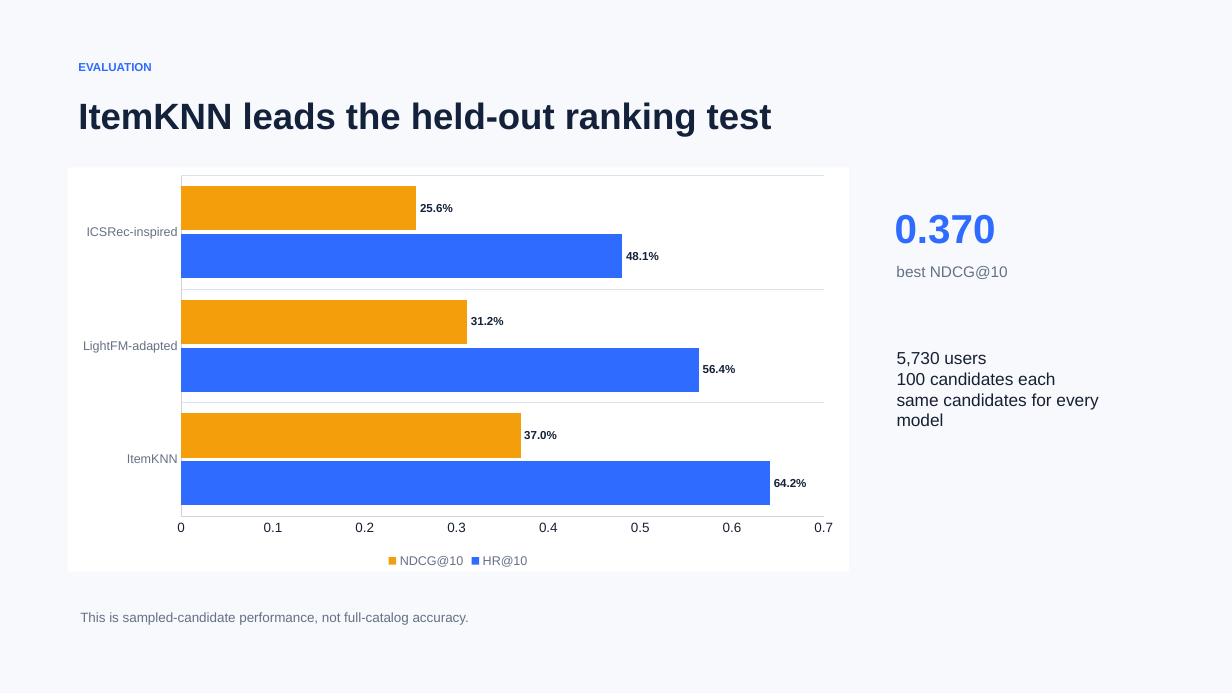
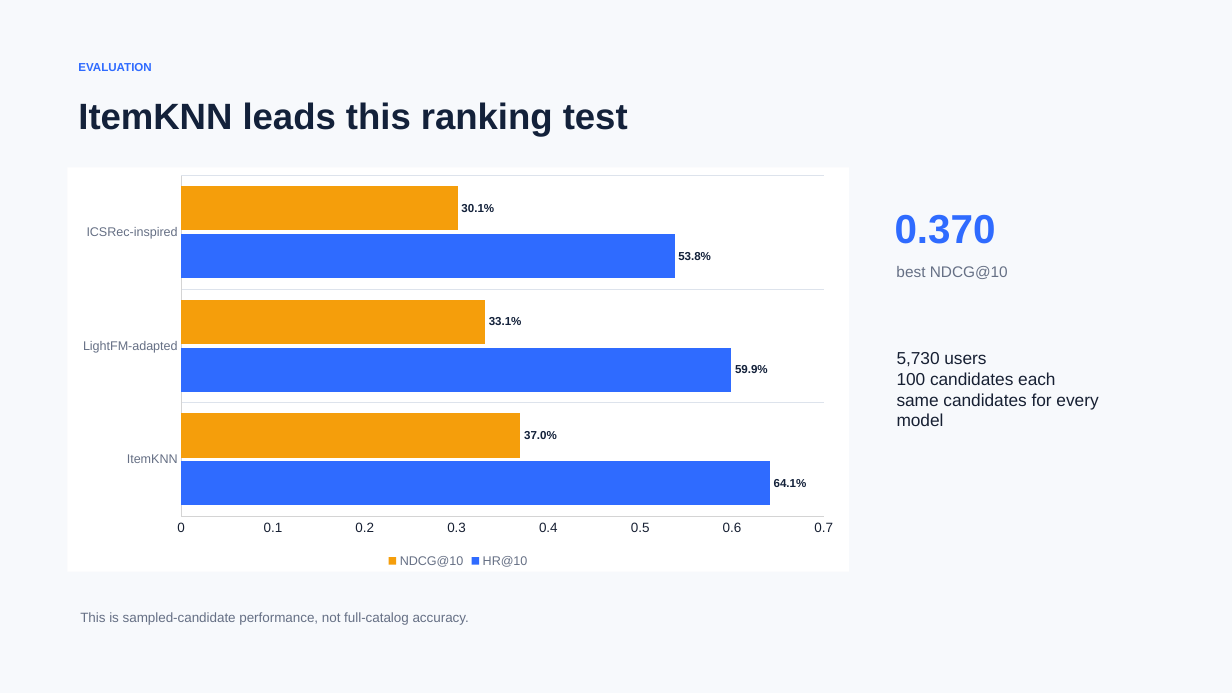
Before and after one commit to showmaker1014/movielens-movie-recommender, a slide deck: slide 5 of presentation/MovieLens_Recommender_5min.pptx. Drawn at 1232x693 pixels with LibreOffice and Linux fonts; fonts in the diff are those of the drawing. Boxes give left, top, right and bottom in pixels: in the first picture for what was removed or moved away, otherwise in the second. Text is boxed around its words. In the diff, an @@ line names an element or a change of style, - is before the commit and + after.

```diff
--- a/presentation/MovieLens_Recommender_5min.pptx
+++ b/presentation/MovieLens_Recommender_5min.pptx
@@ text at [78, 102, 628, 137]: text changed @@
-ItemKNN leads the held-out ranking test
+ItemKNN leads this ranking test
@@ bar chart at [67, 167, 849, 572] @@
@@ HR@10, ItemKNN: 0.642 to 0.641 @@
@@ HR@10, LightFM-adapted: 0.564 to 0.599 @@
@@ HR@10, ICSRec-inspired: 0.481 to 0.538 @@
@@ NDCG@10, LightFM-adapted: 0.312 to 0.331 @@
@@ NDCG@10, ICSRec-inspired: 0.256 to 0.301 @@
```
Also in this commit, not shown: 4 other slides changed, 19 other files.
